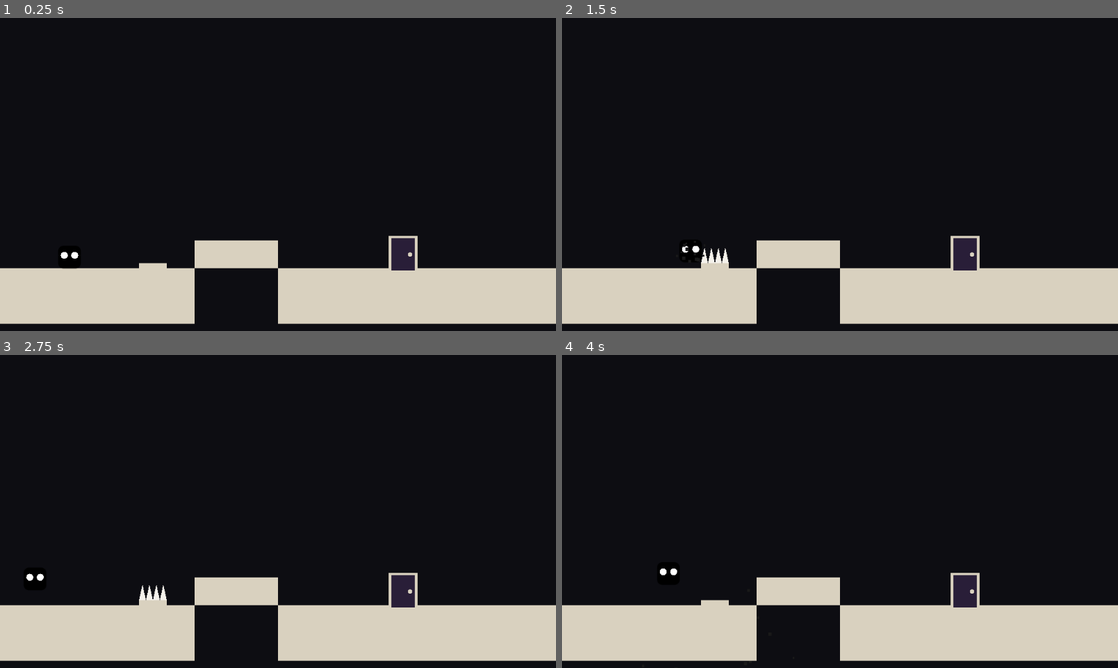
Above: before the commit, frames 1-4 (two rows, left to right).
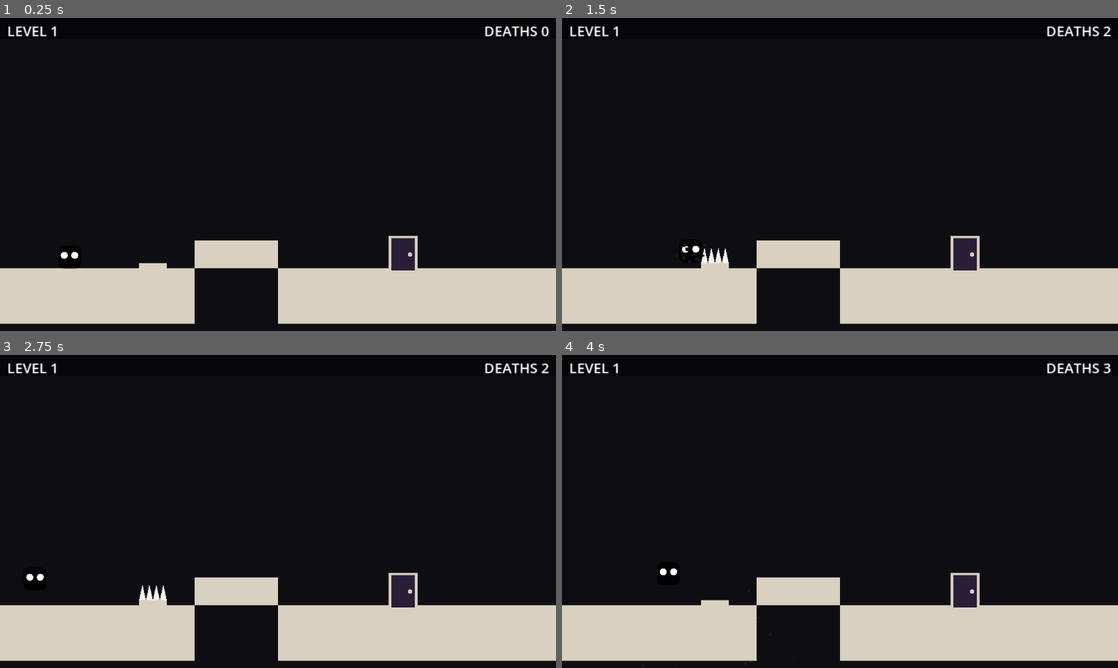
Above: after the commit, the same moments.

Repository: techafreshh/lvl-devil
Game: Godot game, scene res://main.tscn
Two runs of this game, one before a commit and one after it. Both use one fixed random seed, a clock stepped at 60 frames per second and the inputs below. Sound files missing from this copy of the repository are replaced by a short silence.
Inputs:
- Up to frame 1 (0.25 s): no input
- Up to frame 2 (1.5 s): tap Enter at 0.5 s; hold Right (move_right) from 0.53 s (still down); tap Space (jump) at 0.6, 0.77, 1.07, 1.35 s
- Up to frame 3 (2.75 s): tap Space (jump) at 1.52, 1.82, 2.1 s; release Right (move_right) at 2.03 s; hold Left (move_left) from 2.03 s (still down)
- Up to frame 4 (4 s): release Left (move_left) at 2.78 s; hold Right (move_right) from 2.78 s (still down); tap Space (jump) at 2.85, 3.02, 3.32, 3.6, 3.77 s

The runs differ from the first frame. In frame 1, 0.4% of the frame differs, in the area x 1-99%, y 2-6%; in frame 2, 0.4%; in frame 3, 0.4%; in frame 4, 0.4%.

Commit message:
[#23] 1 - Runnable baseline + UI meta strip with LEVEL n and all-time deaths (#30)
* Issue #23: GameManager owns total_deaths and persistent UIStrip sibling

game.gd gains total_deaths:int plus a UIStrip CanvasLayer child created
once in _ready via ensure_strip (loud null load, like LevelBuilder).
refresh_strip pushes LEVEL (1-based) and DEATHS synchronously from
start_level and from the top of request_death, before the freeze await,
so the label reads the new total the same frame a death registers.
The strip is a sibling of the rebuilt level node, never freed on
respawn; ui_strip.gd code-builds its bar and two direct-child labels.

* Issue #23: headless UI-strip suite (boot texts, 1-frame death, LEVEL 2)

test_boot_strip, test_fall_death_same_frame and
test_advance_shows_level_2 mirror the test_death_loop harness.

* Issue #23: document guaranteed run path; gate UI-strip suite in CI

Diff:
--- /dev/null
+++ b/lvl-devil/scenes/ui_strip.tscn
@@ -0,0 +1,6 @@
+[gd_scene load_steps=2 format=3]
+
+[ext_resource type="Script" path="res://scripts/ui_strip.gd" id="1_strip"]
+
+[node name="UIStrip" type="CanvasLayer"]
+script = ExtResource("1_strip")
--- a/lvl-devil/scripts/game.gd
+++ b/lvl-devil/scripts/game.gd
@@ -10,9 +10,12 @@
 const EXIT_DELAY := 0.2
 const KILL_Y := 376.0
 const DEATH_SFX_PATH := "res://sfx/death.wav"
+const STRIP_SCENE_PATH := "res://scenes/ui_strip.tscn"
 
 var level_idx := 0
 var current_level := 0
+var total_deaths: int = 0
+var strip: UIStrip = null
 var level: Node2D = null
 var player: CharacterBody2D = null
 var spawn_pos := Vector2.ZERO
@@ -24,6 +27,32 @@
 
 func _ready() -> void:
 	add_to_group("game")
+	ensure_strip()
+	refresh_strip()
+
+
+## Creates the persistent HUD strip once (sibling of the rebuilt level so
+## death respawns never destroy it). Loud return on a null load.
+func ensure_strip() -> void:
+	if strip != null and is_instance_valid(strip):
+		return
+	var packed := load(STRIP_SCENE_PATH) as PackedScene
+	if packed == null:
+		push_error("[Game] could not load strip scene %s" % STRIP_SCENE_PATH)
+		return
+	strip = packed.instantiate() as UIStrip
+	if strip == null:
+		push_error("[Game] could not instantiate strip scene %s" % STRIP_SCENE_PATH)
+		return
+	strip.name = "UIStrip"
+	add_child(strip)
+
+
+## Pushes both counters to the strip; safe when the strip failed to load.
+func refresh_strip() -> void:
+	if strip == null or not is_instance_valid(strip):
+		return
+	strip.refresh(current_level + 1, total_deaths)
 
 
 ## Frees any old level, builds `idx` via LevelBuilder, records the spawn
@@ -58,6 +87,7 @@
 			(door as FleeingDoor).exited.connect(_on_door_exited)
 	_dying = false
 	_exiting = false
+	refresh_strip()
 	return true
 
 
@@ -90,6 +120,8 @@
 ## Starts the death presentation unless one is already in flight.
 ## Halts the player, bursts particles, plays the squelch when shipped,
 ## waits FREEZE_TIME wall-clock, then rebuilds. Re-entrancy is guarded.
+## Death accounting is same-frame: the counter and strip update before
+## the freeze await so the label reads the new total within 1 frame.
 func request_death(_cause: String) -> void:
 	if _dying:
 		return
@@ -97,6 +129,8 @@
 		return
 	if player == null or not is_instance_valid(player):
 		return
+	total_deaths += 1
+	refresh_strip()
 	_dying = true
 	var gen := _generation
 	var corpse: Vector2 = (player as Node2D).global_position
--- /dev/null
+++ b/lvl-devil/scripts/ui_strip.gd
@@ -0,0 +1,69 @@
+class_name UIStrip extends CanvasLayer
+## Persistent top strip: `LEVEL n` (1-based) on the left, all-time
+## `DEATHS n` on the right. Children are code-built so the scene file
+## can never drift out of sync; GameManager refreshes both labels
+## synchronously on every death and level load. Test hooks (`set_level`,
+## `set_deaths`, `refresh`) mirror the trap-script hooks.
+
+
+const BAR_HEIGHT := 24.0
+
+var _level_label: Label = null
+var _deaths_label: Label = null
+
+
+func _ready() -> void:
+	layer = 10
+	_build()
+
+
+## Builds the bar plus the two direct-child labels; idempotent so a
+## refresh before tree entry still lands on the exact texts.
+func _build() -> void:
+	if _level_label != null and is_instance_valid(_level_label):
+		return
+	var bar := ColorRect.new()
+	bar.name = "TopBar"
+	bar.anchor_right = 1.0
+	bar.offset_bottom = BAR_HEIGHT
+	bar.color = Color(0.02, 0.02, 0.03, 0.85)
+	bar.mouse_filter = Control.MOUSE_FILTER_IGNORE
+	add_child(bar)
+	_level_label = Label.new()
+	_level_label.name = "LevelLabel"
+	_level_label.position = Vector2(8, 3)
+	_level_label.size = Vector2(200, 20)
+	_level_label.horizontal_alignment = HORIZONTAL_ALIGNMENT_LEFT
+	_level_label.mouse_filter = Control.MOUSE_FILTER_IGNORE
+	_level_label.text = "LEVEL 1"
+	add_child(_level_label)
+	_deaths_label = Label.new()
+	_deaths_label.name = "DeathsLabel"
+	_deaths_label.anchor_left = 1.0
+	_deaths_label.anchor_right = 1.0
+	_deaths_label.offset_left = -208.0
+	_deaths_label.offset_right = -8.0
+	_deaths_label.offset_top = 3.0
+	_deaths_label.offset_bottom = 23.0
+	_deaths_label.horizontal_alignment = HORIZONTAL_ALIGNMENT_RIGHT
+	_deaths_label.mouse_filter = Control.MOUSE_FILTER_IGNORE
+	_deaths_label.text = "DEATHS 0"
+	add_child(_deaths_label)
+
+
+## Shows the 1-based level number on the left label.
+func set_level(one_based: int) -> void:
+	_build()
+	_level_label.text = "LEVEL %d" % one_based
+
+
+## Shows the all-time death total on the right label.
+func set_deaths(n: int) -> void:
+	_build()
+	_deaths_label.text = "DEATHS %d" % n
+
+
+## Pushes both counters at once; the only call GameManager makes.
+func refresh(one_based: int, n: int) -> void:
+	set_level(one_based)
+	set_deaths(n)
--- /dev/null
+++ b/lvl-devil/tests/test_ui_strip.gd
@@ -0,0 +1,167 @@
+extends SceneTree
+## Headless UI-strip tests. Run with:
+##   godot --headless --path lvl-devil --script res://tests/test_ui_strip.gd
+## Exits 1 when any check fails so CI can gate on the exit code.
+
+
+var passed := 0
+var failed := 0
+
+
+func _initialize() -> void:
+	await run_all()
+	print("Results: %d passed, %d failed" % [passed, failed])
+	quit(1 if failed > 0 else 0)
+
+
+func run_all() -> void:
+	# Nodes need a frame before they can enter the tree cleanly.
+	await process_frame
+	var tests := [
+		"test_boot_strip",
+		"test_fall_death_same_frame",
+		"test_advance_shows_level_2",
+	]
+	for t: String in tests:
+		var ok = await call(t)
+		if ok == true:
+			passed += 1
+			print("PASS " + t)
+		else:
+			failed += 1
+			push_error("FAIL " + t + ": did not finish (runtime error?)")
+		# Flush freed nodes so the next test starts from a clean tree.
+		await process_frame
+
+
+## Non-counting check helper: never use bare assert() in a SceneTree runner.
+func expect(cond: bool, label: String) -> bool:
+	if not cond:
+		push_error("FAIL " + label)
+	return cond
+
+
+func make_manager() -> GameManager:
+	var mgr := GameManager.new()
+	mgr.name = "Game"
+	root.add_child(mgr)
+	return mgr
+
+
+func cleanup_manager(mgr: GameManager) -> void:
+	if is_instance_valid(mgr):
+		mgr.queue_free()
+	await process_frame
+	await physics_frame
+
+
+func player_at_spawn(mgr: GameManager) -> bool:
+	if mgr.player == null or not is_instance_valid(mgr.player):
+		return false
+	return (mgr.player as Node2D).global_position.distance_to(mgr.spawn_pos) <= 2.0
+
+
+func strip_of(mgr: GameManager) -> UIStrip:
+	if mgr.strip != null and is_instance_valid(mgr.strip):
+		return mgr.strip
+	return mgr.get_node_or_null("UIStrip") as UIStrip
+
+
+func label_text(strip: UIStrip, label_name: String) -> String:
+	if strip == null or not is_instance_valid(strip):
+		return ""
+	var label := strip.get_node_or_null(label_name) as Label
+	if label == null:
+		return ""
+	return label.text
+
+
+func test_boot_strip() -> bool:
+	var ok := true
+	var mgr := make_manager()
+	await process_frame
+	ok = expect(mgr.start_level(0), "boot-strip: start_level(0) builds") and ok
+	if not ok:
+		await cleanup_manager(mgr)
+		return ok
+	var strip := strip_of(mgr)
+	ok = expect(strip != null, "boot-strip: Game/UIStrip exists") and ok
+	ok = expect(strip is CanvasLayer, "boot-strip: strip is a CanvasLayer") and ok
+	ok = expect(label_text(strip, "LevelLabel") == "LEVEL 1", "boot-strip: left label reads LEVEL 1") and ok
+	ok = expect(label_text(strip, "DeathsLabel") == "DEATHS 0", "boot-strip: right label reads DEATHS 0") and ok
+	ok = expect(mgr.total_deaths == 0, "boot-strip: total_deaths starts at 0") and ok
+	ok = expect(mgr.current_level == 0, "boot-strip: current_level starts at 0") and ok
+	await cleanup_manager(mgr)
+	return ok
+
+
+func test_fall_death_same_frame() -> bool:
+	var ok := true
+	var mgr := make_manager()
+	await process_frame
+	ok = expect(mgr.start_level(0), "fall-strip: start_level(0) builds") and ok
+	if not ok:
+		await cleanup_manager(mgr)
+		return ok
+	var old_player := mgr.player
+	(mgr.player as Node2D).global_position = Vector2(mgr.spawn_pos.x, 400.0)
+	var t0 := Time.get_ticks_msec()
+	# Same-frame accounting: the physics step right after the teleport flips
+	# the counter. Two signal resumes bracket exactly that step because
+	# `physics_frame` fires before node `_physics_process` runs.
+	await physics_frame
+	await physics_frame
+	var strip := strip_of(mgr)
+	ok = expect(mgr.total_deaths == 1, "fall-strip: total_deaths is 1 after one frame") and ok
+	ok = expect(label_text(strip, "DeathsLabel") == "DEATHS 1", "fall-strip: label reads DEATHS 1 within 1 frame") and ok
+	ok = expect(label_text(strip, "LevelLabel") == "LEVEL 1", "fall-strip: level label still LEVEL 1") and ok
+	# Respawn must land back on P quickly.
+	var back := false
+	var elapsed := 0
+	for i: int in 60:
+		await physics_frame
+		await process_frame
+		if is_instance_valid(mgr.player) and mgr.player != old_player and player_at_spawn(mgr):
+			elapsed = Time.get_ticks_msec() - t0
+			back = true
+			break
+	ok = expect(back, "fall-strip: kill-plane death respawns to P") and ok
+	if back:
+		ok = expect(elapsed < 500, "fall-strip: death-to-playing < 0.5s (got %dms)" % elapsed) and ok
+		ok = expect(label_text(strip_of(mgr), "DeathsLabel") == "DEATHS 1", "fall-strip: DEATHS 1 survives respawn") and ok
+	await cleanup_manager(mgr)
+	return ok
+
+
+func test_advance_shows_level_2() -> bool:
+	var ok := true
+	var mgr := make_manager()
+	await process_frame
+	ok = expect(mgr.start_level(0), "advance-strip: start_level(0) builds") and ok
+	if not ok:
+		await cleanup_manager(mgr)
+		return ok
+	var strip_before := strip_of(mgr)
+	# One funnel death first so the deaths label has something to keep.
+	(mgr.player as Node2D).global_position = Vector2(mgr.spawn_pos.x, 400.0)
+	await physics_frame
+	await physics_frame
+	ok = expect(label_text(strip_of(mgr), "DeathsLabel") == "DEATHS 1", "advance-strip: death registers DEATHS 1") and ok
+	# Wait for the respawn, then advance a level.
+	var back := false
+	for i: int in 60:
+		await physics_frame
+		await process_frame
+		if player_at_spawn(mgr):
+			back = true
+			break
+	ok = expect(back, "advance-strip: respawn returns to P") and ok
+	ok = expect(mgr.next_level(), "advance-strip: next_level() advances") and ok
+	await process_frame
+	var strip_after := strip_of(mgr)
+	ok = expect(strip_after == strip_before, "advance-strip: strip persists across respawn and advance") and ok
+	ok = expect(label_text(strip_after, "LevelLabel") == "LEVEL 2", "advance-strip: left label reads LEVEL 2") and ok
+	ok = expect(label_text(strip_after, "DeathsLabel") == "DEATHS 1", "advance-strip: DEATHS 1 survives level advance") and ok
+	ok = expect(mgr.current_level == 1, "advance-strip: current_level is 1") and ok
+	await cleanup_manager(mgr)
+	return ok
Not shown, added: lvl-devil/scripts/ui_strip.gd.uid
Not shown, added: lvl-devil/tests/test_ui_strip.gd.uid
